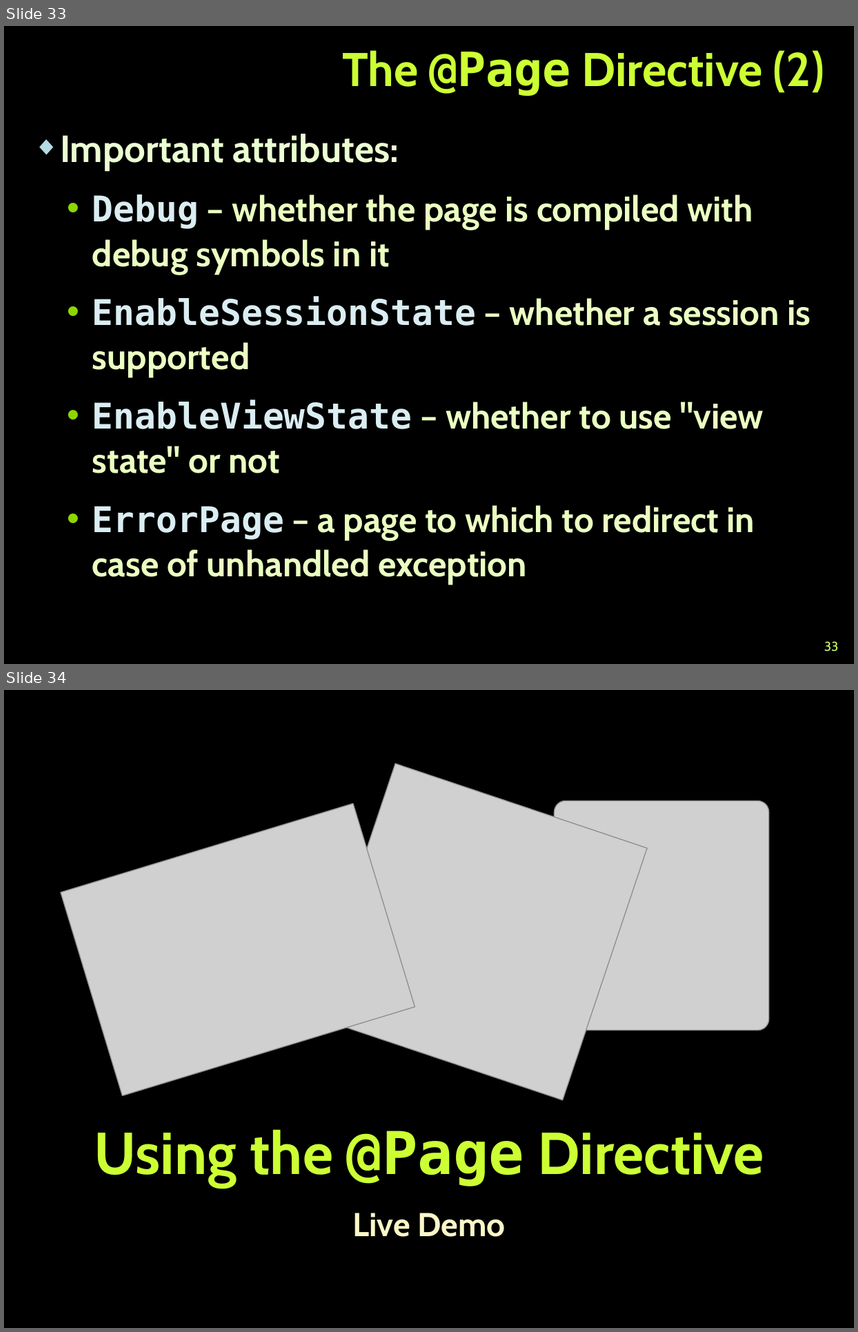
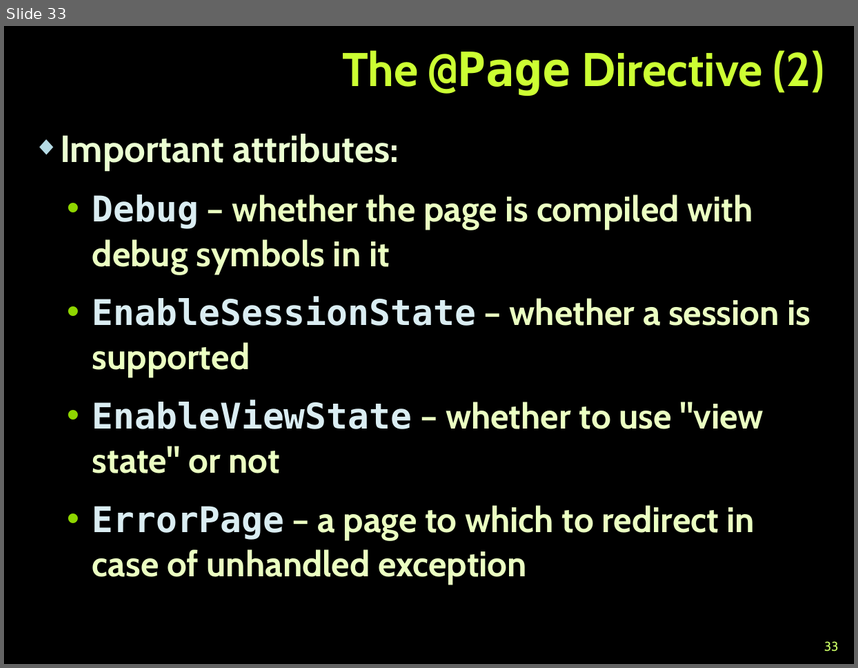
Before and after one commit to TelerikAcademy/ASP.NET-Web-Forms, a slide deck: 02. ASP.NET-Web-Forms-Intro/ASP.NET-Web-Forms-Intro.pptx. Shown one above the other, each under a label of ours: slides 33 and 34 before the commit, slide 33 after it. The pictures are 858x1332 and 858x668 pixels, drawn with LibreOffice and Linux fonts; fonts in the diff are those of the drawing; grey boxes stand for pictures; background and template pictures are left out. Boxes give left, top, right and bottom in pixels: in the first picture for what was removed or moved away, otherwise in the second. Text is boxed around its words. In the diff, an @@ line names an element or a change of style, - is before the commit and + after.

```diff
--- a/02. ASP.NET-Web-Forms-Intro/ASP.NET-Web-Forms-Intro.pptx
+++ b/02. ASP.NET-Web-Forms-Intro/ASP.NET-Web-Forms-Intro.pptx
@@ slide 34 removed at (4,690,854,1328), background picture (left out) @@
@@ picture removed at (311,764,647,1099) @@
@@ picture removed at (61,803,415,1096) @@
@@ picture removed at (554,800,769,1030) @@
@@ title removed at (94,1129,764,1187) @@
-Using the @Page Directive
@@ subtitle removed at (352,1212,505,1236) @@
-Live Demo
```
Also in this commit, not shown: 6 slides changed, 8 other files.
